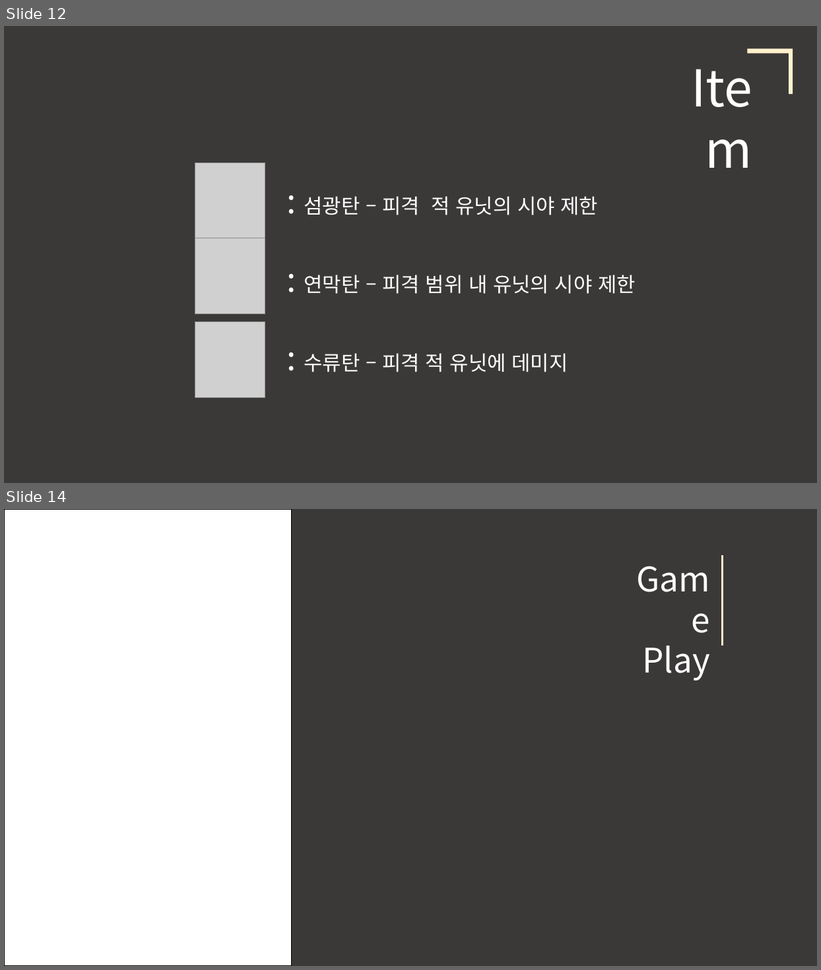
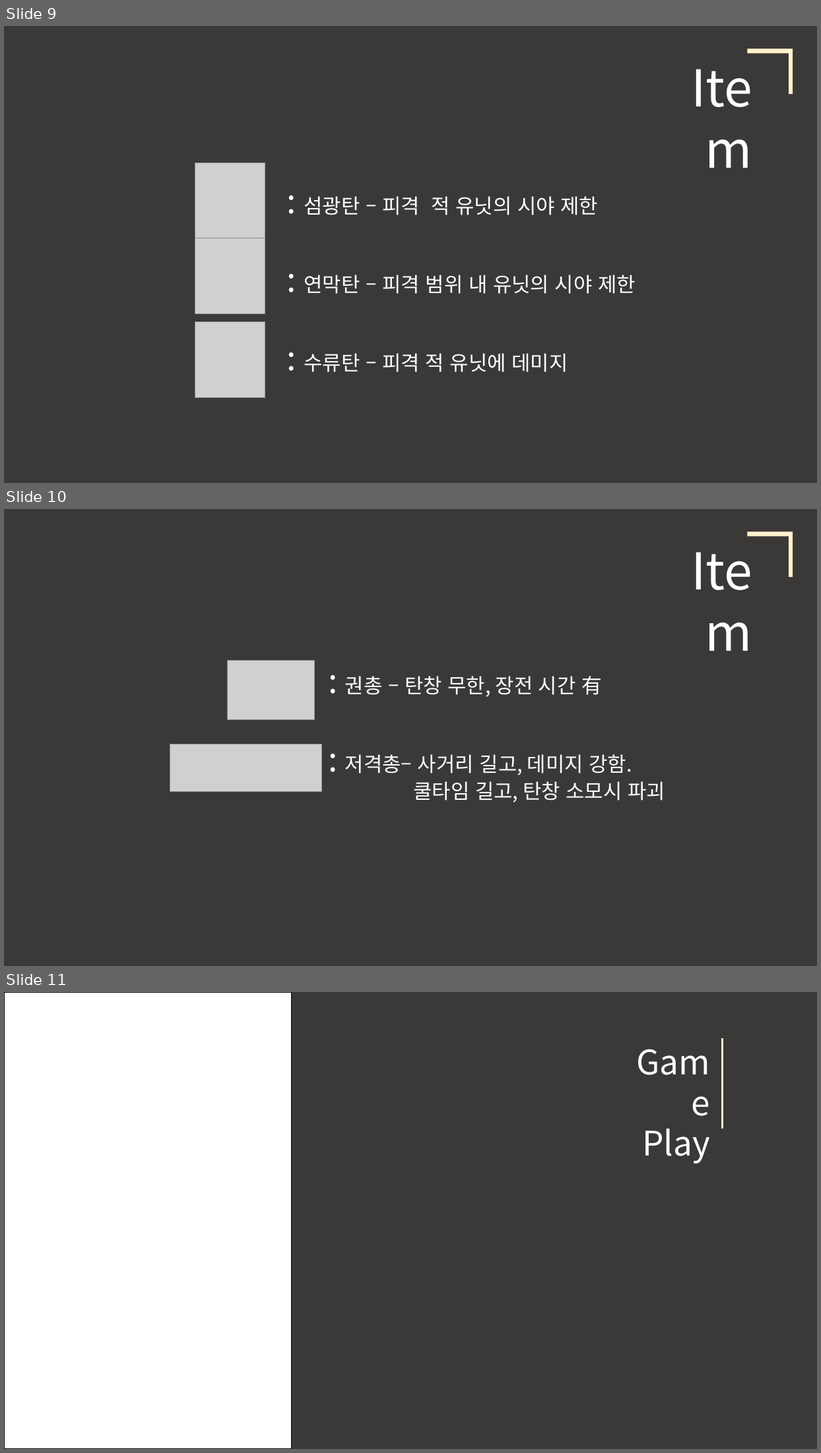
Before and after one commit to robin-maki/ABneBA, a slide deck: ABneBA_Presentation.pptx. Shown one above the other, each under a label of ours: slides 12 and 14 before the commit, slides 9, 10 and 11 after it; the slides between them are not shown. The pictures are 821x970 and 821x1453 pixels, drawn with LibreOffice and Linux fonts; fonts in the diff are those of the drawing; grey boxes stand for pictures. Boxes give left, top, right and bottom in pixels: in the first picture for what was removed or moved away, otherwise in the second. Text is boxed around its words. In the diff, an @@ line names an element or a change of style, - is before the commit and + after.

```diff
--- a/ABneBA_Presentation.pptx
+++ b/ABneBA_Presentation.pptx
@@ slide 10 added at [4,509,817,966], background #3B3838 @@
@@ text added at [645,537,759,604], 60 pt, text #FFFFFF @@
+Item
@@ corner added at [748,531,793,577], fill #FFF2CC @@
@@ picture added at [228,661,315,720] @@
@@ text added at [345,676,602,697], 24 pt, text #FFFFFF @@
+: 권총 – 탄창 무한, 장전 시간 有
@@ picture added at [170,745,322,792] @@
@@ text added at [345,755,665,803], 24 pt, text #FFFFFF @@
+: 저격총– 사거리 길고, 데미지 강함.
+쿨타임 길고, 탄창 소모시 파괴
@@ what was slide 12 is now slide 9 @@
@@ what was slide 14 is now slide 11 @@
```
Also in this commit, not shown: 2 slides changed, 4 slides removed.
